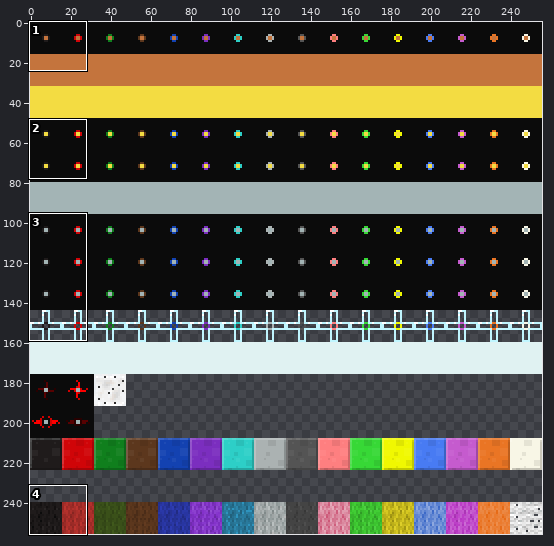
Edited in one commit: sprite sheet (1.4.7-Mod_Textures/IC2-v1.115.231-lf/ic2/sprites/block_cable.png). The first picture is a wide view before the edit; the outline marks the close-up.
Close-up. The starting point:
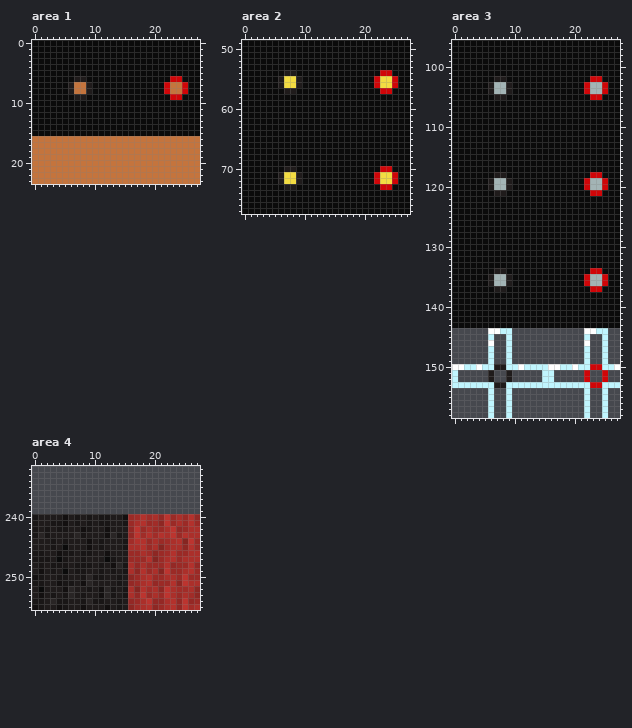
The file is 256x256 pixels. Colours within 5 levels of each other are drawn and written as one. Shown: area 1: x 0..27, y 0..23; area 2: x 0..27, y 49..77; area 3: x 0..27, y 96..158; area 4: x 0..27, y 232..255.
After the commit:
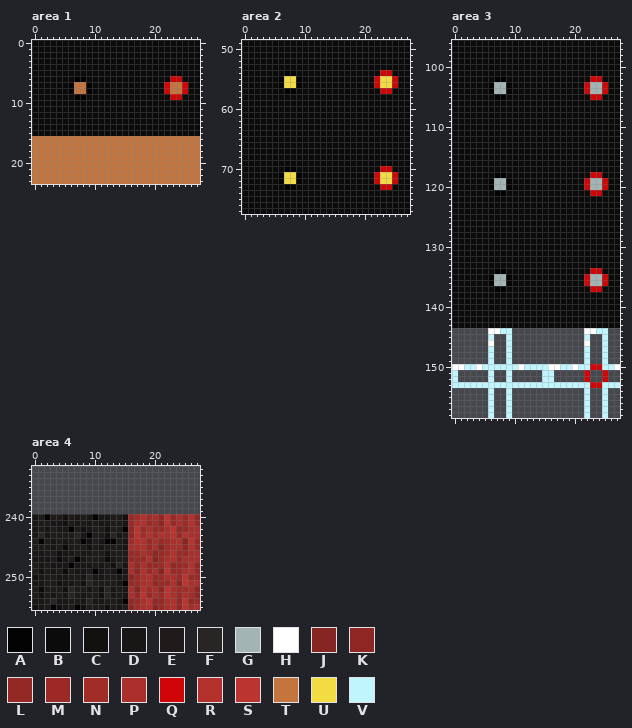
Palette (. is transparent): A #030303  B #0b0b0b  C #131010  D #191616  E #1f1b1b  F #292525  G #a3b4b5  H #ffffff  J #862521  K #8e2723  L #942825  M #9b2a26  N #a12c28  P #ab2f2a  Q #d00508  R #b3312c  S #bc342f  T #c4743d  U #f3dc42  V #c0f5fe
From old to new:
{"where": "area 1"}
{"y":6,"x":7,"old":"EE","new":"AA"}
{"y":7,"x":6,"old":"E","new":"A"}
{"y":7,"x":9,"old":"E","new":"A"}
{"y":8,"x":6,"old":"E","new":"A"}
{"y":8,"x":9,"old":"E","new":"A"}
{"y":9,"x":7,"old":"EE","new":"AA"}
{"where": "area 2"}
{"y":54,"x":7,"old":"EE","new":"AA"}
{"y":55,"x":6,"old":"E","new":"A"}
{"y":55,"x":9,"old":"E","new":"A"}
{"y":56,"x":6,"old":"E","new":"A"}
{"y":56,"x":9,"old":"E","new":"A"}
{"y":57,"x":7,"old":"EE","new":"AA"}
{"y":70,"x":7,"old":"EE","new":"AA"}
{"y":71,"x":6,"old":"E","new":"A"}
{"y":71,"x":9,"old":"E","new":"A"}
{"y":72,"x":6,"old":"E","new":"A"}
{"y":72,"x":9,"old":"E","new":"A"}
{"y":73,"x":7,"old":"EE","new":"AA"}
{"where": "area 3"}
{"y":102,"x":7,"old":"EE","new":"AA"}
{"y":103,"x":6,"old":"E","new":"A"}
{"y":103,"x":9,"old":"E","new":"A"}
{"y":104,"x":6,"old":"E","new":"A"}
{"y":104,"x":9,"old":"E","new":"A"}
{"y":105,"x":7,"old":"EE","new":"AA"}
{"y":118,"x":7,"old":"EE","new":"AA"}
{"y":119,"x":6,"old":"E","new":"A"}
{"y":119,"x":9,"old":"E","new":"A"}
{"y":120,"x":6,"old":"E","new":"A"}
{"y":120,"x":9,"old":"E","new":"A"}
{"y":121,"x":7,"old":"EE","new":"AA"}
{"y":134,"x":7,"old":"EE","new":"AA"}
{"y":135,"x":6,"old":"E","new":"A"}
{"y":135,"x":9,"old":"E","new":"A"}
{"y":136,"x":6,"old":"E","new":"A"}
{"y":136,"x":9,"old":"E","new":"A"}
{"y":137,"x":7,"old":"EE","new":"AA"}
{"y":150,"x":7,"old":"EE","new":"VV"}
{"y":151,"x":6,"old":"E","new":"V"}
{"y":151,"x":9,"old":"E","new":"V"}
{"y":152,"x":6,"old":"E","new":"V"}
{"y":152,"x":9,"old":"E","new":"V"}
{"y":153,"x":7,"old":"EE","new":"VV"}
{"where": "area 4"}
{"y":240,"x":2,"old":"E","new":"A"}
{"y":240,"x":10,"old":"E","new":"A"}
{"y":242,"x":6,"old":"E","new":"A"}
{"y":242,"x":15,"old":"E","new":"A"}
{"y":243,"x":9,"old":"E","new":"A"}
{"y":244,"x":1,"old":"E","new":"A"}
{"y":244,"x":8,"old":"E","new":"A"}
{"y":244,"x":12,"old":"EE","new":"AA"}
{"y":247,"x":7,"old":"E","new":"A"}
{"y":248,"x":6,"old":"E","new":"A"}
{"y":249,"x":10,"old":"E","new":"A"}
{"y":249,"x":14,"old":"E","new":"A"}
{"y":251,"x":15,"old":"E","new":"A"}
{"y":254,"x":15,"old":"E","new":"A"}
{"y":255,"x":3,"old":"E","new":"A"}
{"y":255,"x":7,"old":"E","new":"A"}
